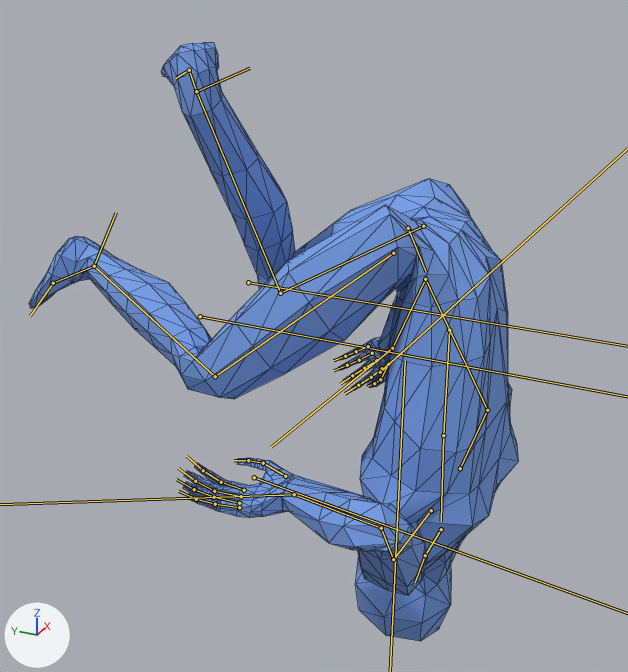
The glTF model Soulslike/res/entity/creature/generic_dude2.gltf as it was, and as the next commit left it.
Before and after are seen from a 50 mm camera at (-1.297, -2.311, 1.558) aimed at (0.049, -1.705, 0.885). Every picture has the same lights, and +X, +Y and +Z are marked at lower left. Both versions are drawn at frame 8 of the action 'roll'; the numbers are the values there. The bones that bend it are drawn over the model as lines. Mesh edges are drawn as thin lines.
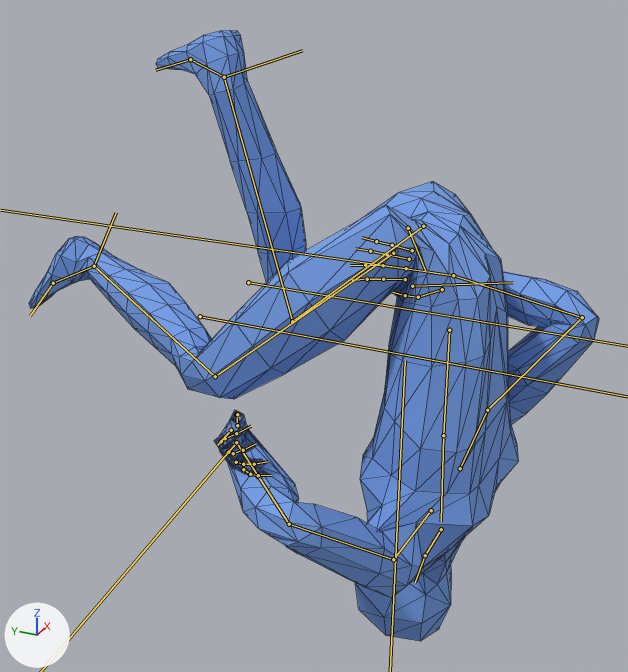
Patch to the scene script:
```diff
--- a/Soulslike/res/entity/creature/generic_dude2.gltf.py
+++ b/Soulslike/res/entity/creature/generic_dude2.gltf.py
@@ bone_armupper_l @@
 bone_armupper_l = bpy.data.objects['Armature'].pose.bones['ArmUpper.L']  # child of 'Shoulder.L'
-bone_armupper_l.rotation_quaternion = (0.906, 0.304, -0.227, -0.186)  # degrees (42, -17, -30)
+bone_armupper_l.rotation_quaternion = (0.957, -0.243, -0.03, -0.156)  # degrees (-27, -8, -17)
@@ bone_armlower_l @@
 bone_armlower_l = bpy.data.objects['Armature'].pose.bones['ArmLower.L']  # child of 'ArmUpper.L'
-bone_armlower_l.rotation_quaternion = (0.656, 0.751, -0.051, -0.061)  # degrees (98, 1, -9)
+bone_armlower_l.rotation_quaternion = (0.656, 0.742, -0.019, -0.138)  # degrees (96, 10, -12)
@@ bone_hand_l @@
 bone_hand_l = bpy.data.objects['Armature'].pose.bones['Hand.L']  # child of 'ArmLower.L'
-bone_hand_l.rotation_quaternion = (0.981, -0.129, 0.106, -0.104)  # degrees (-16, 10, -14)
+bone_hand_l.rotation_quaternion = (0.943, 0.037, 0.184, -0.275)  # degrees (-2, 21, -33)
@@ bone_armupper_r @@
 bone_armupper_r = bpy.data.objects['Armature'].pose.bones['ArmUpper.R']  # child of 'Shoulder.R'
-bone_armupper_r.rotation_quaternion = (0.887, -0.226, 0.377, 0.142)  # degrees (-26, 47, 7)
+bone_armupper_r.rotation_quaternion = (0.942, 0.045, 0.285, 0.171)  # degrees (12, 31, 24)
@@ bone_armlower_r @@
 bone_armlower_r = bpy.data.objects['Armature'].pose.bones['ArmLower.R']  # child of 'ArmUpper.R'
-bone_armlower_r.rotation_quaternion = (0.456, 0.797, -0.253, 0.303)  # degrees (125, -46, -10)
+bone_armlower_r.rotation_quaternion = (0.666, 0.59, -0.293, 0.35)  # degrees (77, -53, 12)
@@ bone_hand_r @@
 bone_hand_r = bpy.data.objects['Armature'].pose.bones['Hand.R']  # child of 'ArmLower.R'
-bone_hand_r.rotation_quaternion = (0.865, -0.372, -0.312, 0.128)  # degrees (-54, -26, 30)
+bone_hand_r.rotation_quaternion = (0.232, -0.915, -0.131, 0.302)  # degrees (-145, 29, 26)
@@ bone_legupper_l @@
 bone_legupper_l = bpy.data.objects['Armature'].pose.bones['LegUpper.L']  # child of 'Hips'
-bone_legupper_l.rotation_quaternion = (0.633, 0.724, -0.234, -0.14)  # degrees (99, -5, -31)
+bone_legupper_l.rotation_quaternion = (0.606, 0.791, -0.085, -0.008)  # degrees (105, -5, -8)
@@ bone_foot_l @@
 bone_foot_l = bpy.data.objects['Armature'].pose.bones['Foot.L']  # child of 'LegLower.L'
-bone_foot_l.rotation_quaternion = (0.818, 0.055, 0.16, 0.549)  # degrees (16, 12, 69)
+bone_foot_l.rotation_quaternion = (0.969, 0.036, 0.146, 0.196)  # degrees (8, 16, 24)
```

Boxes [x1, y1, x2, y2] around the edits, measured in the pictures (628 x 672 px):
'Cube', posed (17% wider)
    before: [29, 43, 518, 641]
    after: [29, 30, 599, 641]
bone 'ArmUpper.L', root to tip
    before: (487, 410) to (425, 279)
    after: (487, 410) to (582, 317)
bone 'ArmLower.L', root to tip
    before: (425, 279) to (392, 348)
    after: (582, 317) to (453, 275)
bone 'Hand.L', root to tip
    before: (392, 348) to (386, 353)
    after: (453, 275) to (434, 273)
bone 'ArmUpper.R', root to tip
    before: (393, 559) to (381, 528)
    after: (393, 559) to (289, 524)
bone 'ArmLower.R', root to tip
    before: (381, 528) to (294, 494)
    after: (289, 524) to (236, 442)
bone 'Hand.R', root to tip
    before: (294, 494) to (273, 495)
    after: (236, 442) to (233, 446)
bone 'LegUpper.L', root to tip
    before: (423, 226) to (280, 293)
    after: (423, 226) to (292, 321)
bone 'Foot.L', root to tip
    before: (196, 91) to (189, 70)
    after: (224, 77) to (190, 59)
